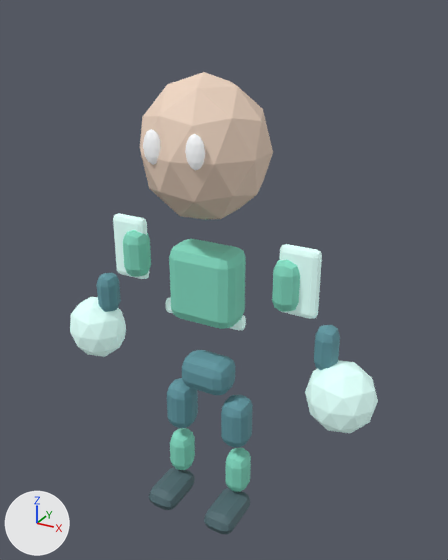
A saved change to the Blender file assets/blender/fighters/kaia-windrow/kaia-windrow.blend.
Rendered twice from a 50 mm lens placed at (1.42, -2.41, 2.59), pointed at (0.06, 0.06, 1.36). Lighting does not change. The marker at lower left points along +X, +Y and +Z. The picture after the commit comes second.

Objects in the first picture: 'boot_L', 'boot_R', 'gale_sash', 'hand_L', 'hand_R', 'head_mesh', 'hips_mesh', 'torso_mesh', 'upper_arm_R', 'upper_leg_L', 'upper_leg_R', 'wing_sleeve_L', 'wing_sleeve_R' and 7 more.
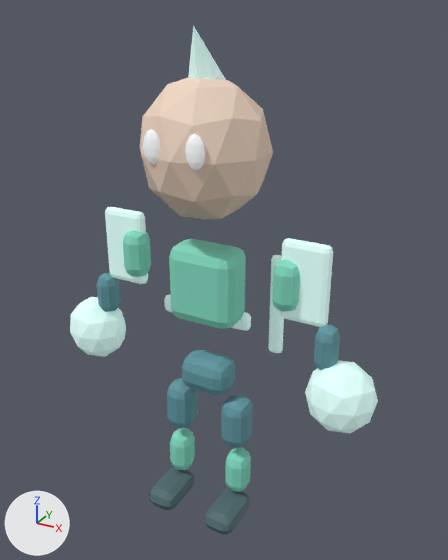
Changed parts and their boxes (x1, y1, x2, y2) in the pictures (448 x 560 px):
'wing_sleeve_R', mesh rescaled, moved (26% wider, 18% taller): before (280, 244, 322, 319); after (280, 238, 333, 327)
'wing_sleeve_L', mesh rescaled, moved (19% wider, 18% taller): before (113, 213, 149, 279); after (105, 206, 148, 284)
'wind_crest', added (pale green): after (188, 25, 226, 80)
'gale_ribbon', added: after (269, 255, 284, 353)
'gale_sash', moved, rescaled (9% wider, 9% taller): before (166, 297, 246, 330); after (164, 295, 251, 331)

What the commit changed:
me_cube_012 is used by ob_gale_sash; location (-0.08, 0.1, 1.12).
me_cube_012 had 8 vertices, 6 faces and spanned x -0.24..0.24, y -0.027..0.027, z -0.045..0.045.
me_cube_012 now has 8 vertices, 6 faces and spans x -0.26..0.26, y -0.03..0.03, z -0.05..0.05.
me_cube_012 part 1: the whole mesh is scaled about its middle by (1.08, 1.09, 1.11).
me_cube_013 is used by ob_wing_sleeve_l; location (-0.47, 0.02, 1.45).
me_cube_013 had 8 vertices, 6 faces and spanned x -0.1..0.1, y -0.03..0.03, z -0.17..0.17.
me_cube_013 now has 8 vertices, 6 faces and spans x -0.12..0.12, y -0.03..0.03, z -0.2..0.2.
me_cube_013 part 2: the whole mesh is scaled about its middle by (1.2, 1, 1.18).
me_cube_014 is used by ob_wing_sleeve_r; location (0.47, 0.02, 1.45).
me_cube_014 had 8 vertices, 6 faces and spanned x -0.1..0.1, y -0.03..0.03, z -0.17..0.17.
me_cube_014 now has 8 vertices, 6 faces and spans x -0.12..0.12, y -0.03..0.03, z -0.2..0.2.
me_cube_014 part 3: the whole mesh is scaled about its middle by (1.2, 1, 1.18).
Mesh me_cone is new.
It is a 6-sided cone pointing to +z spanning x -0.104..0.104, y -0.12..0.12, z -0.18..0.18.
It uses material mat_kaia_windrow_accent (pale green #ddfff9, glowing pale green #ddfff9).
Mesh me_cube_013_1 is new.
It is a box spanning x -0.04..0.04, y -0.025..0.025, z -0.275..0.275.
It uses material mat_kaia_windrow_accent (pale green #ddfff9, glowing pale green #ddfff9).
Object 'gale_sash' (ob_gale_sash) moves from (-0.08, 0.1, 1.12) to (-0.08, 0.12, 1.12).
Object 'wing_sleeve_L' (ob_wing_sleeve_l) moves from (-0.47, 0.02, 1.45) to (-0.5, 0.02, 1.45).
Object 'wing_sleeve_R' (ob_wing_sleeve_r) moves from (0.47, 0.02, 1.45) to (0.5, 0.02, 1.45).
Object 'wind_crest' (ob_wind_crest) is new; it shows me_cone.
Its location is (0.0, -0.02, 2.36).
Its rotation in degrees is (23, 0, 0).
Object 'gale_ribbon' (ob_gale_ribbon) is new; it shows me_cube_013_1.
Its location is (0.28, 0.22, 1.2).
It gains a BEVEL modifier named 'SoftBevel'.
Modifier setting: width = 0.06.
Modifier setting: width_pct = 0.06.
Modifier setting: segments = 2.
